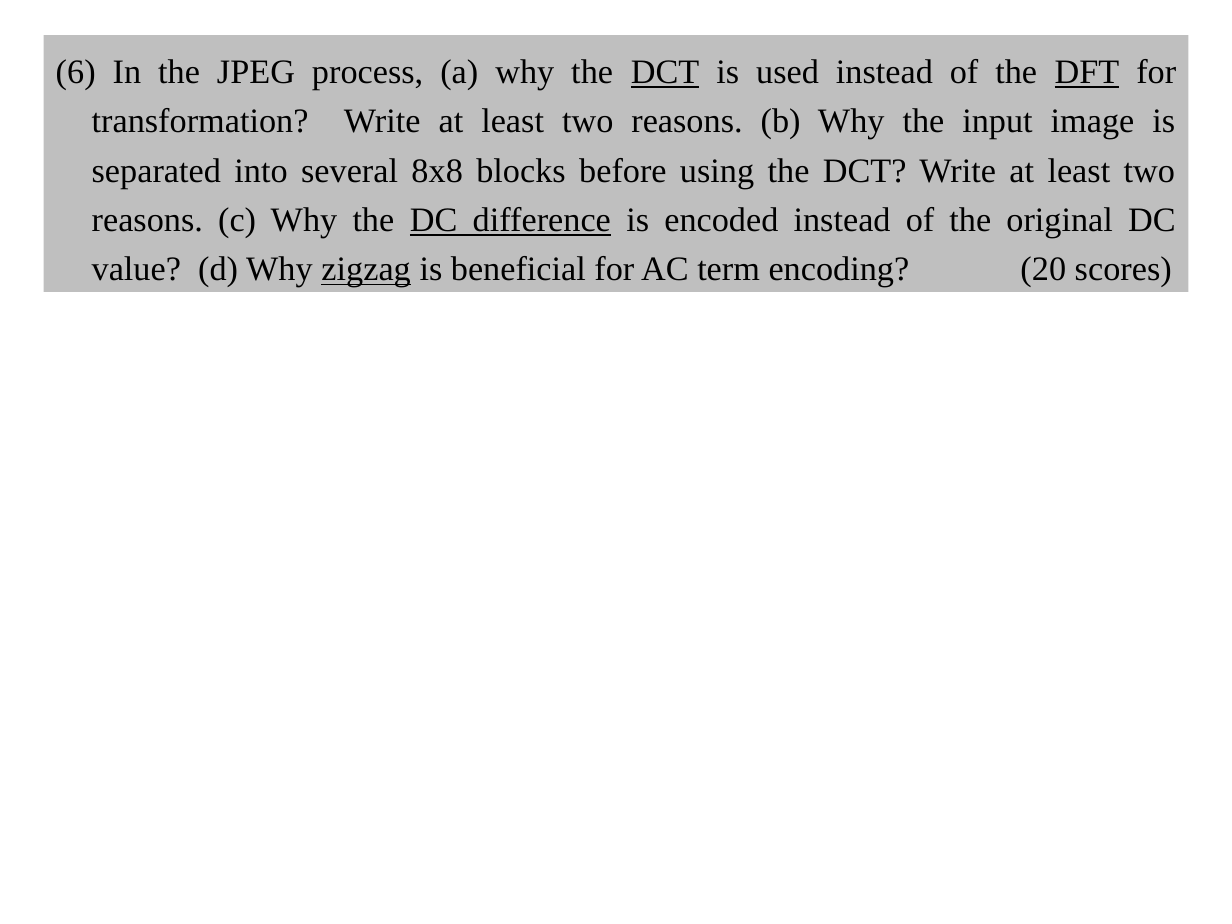
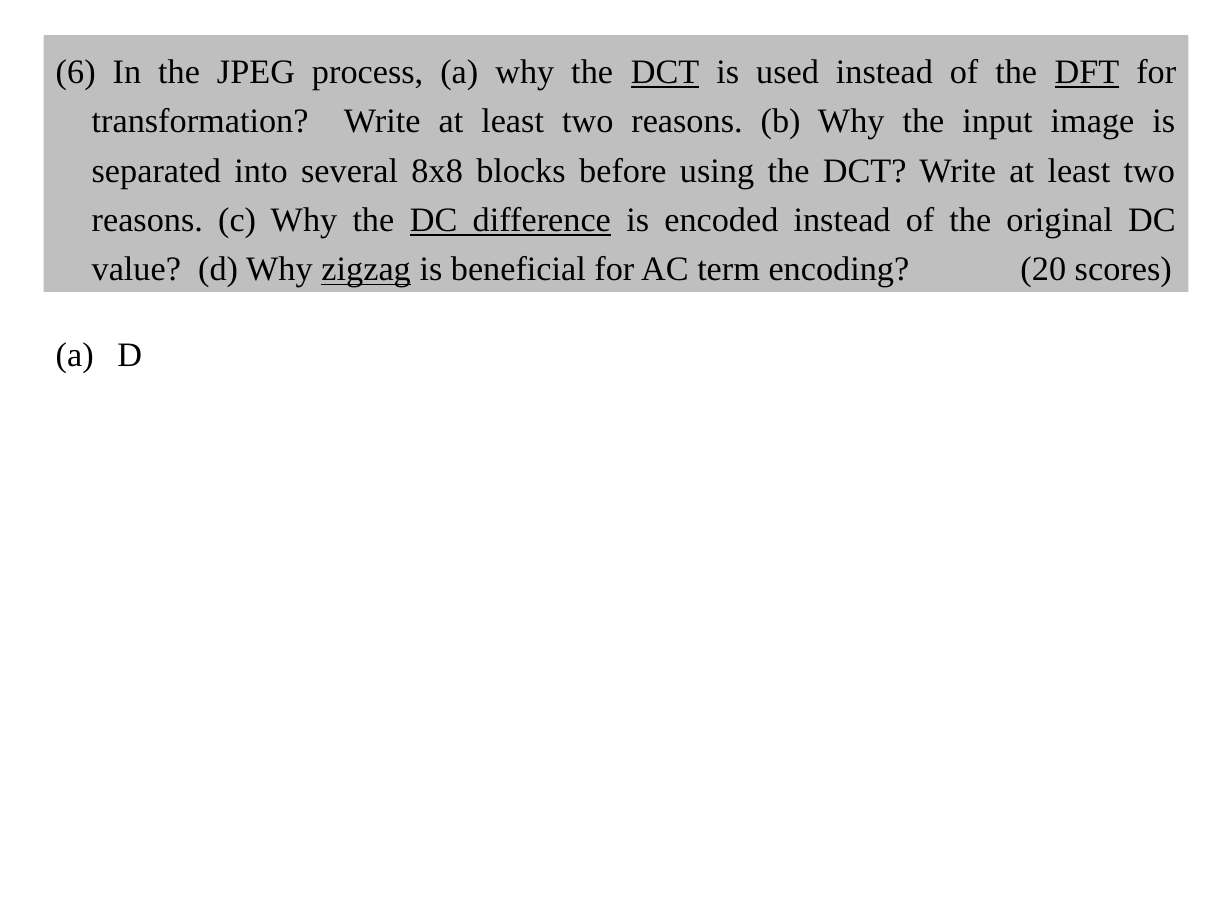
Before and after one commit to shihyuhuang/NTU-ADSP, a slide deck: slide 6 of HW3/r10943181_HW3.pptx. Drawn at 1232x924 pixels with LibreOffice and Linux fonts; fonts in the diff are those of the drawing. Boxes give left, top, right and bottom in pixels: in the first picture for what was removed or moved away, otherwise in the second. Text is boxed around its words. In the diff, an @@ line names an element or a change of style, - is before the commit and + after.

```diff
--- a/HW3/r10943181_HW3.pptx
+++ b/HW3/r10943181_HW3.pptx
@@ text added at bbox=[117, 343, 142, 366], 20 pt, text #000000 @@
+(a) D
```
Also in this commit, not shown: 2 other slides changed.
